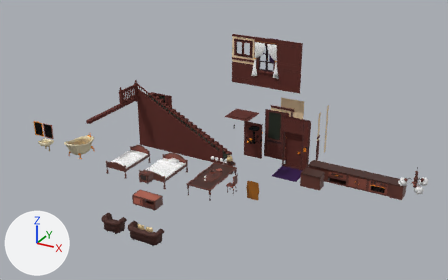
An edit to the FBX model Assets/Models/Builds_Models/Build01.fbx, drawn before and after from the same camera.
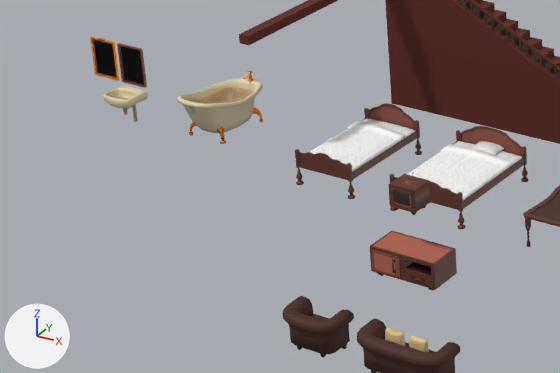
Each version is shown whole from a 50 mm lens placed at (17.9, -37.1, 21.1), pointed at (-1.8, -1.2, 3.2), then close up on the part from 0% to 45% of the width and 39% to 86% of the height. The axes (+X, +Y, +Z) are drawn at lower left. The lights are the same throughout. The last two pictures show the newer version. Where no turn or scale is listed for an object, it has been applied to the vertices.

The scene before the commit, as lines of its bpy script (objects in view):
```python
me_cube_099 = bpy.data.meshes.new('Cube.099')
me_cube_099.from_pydata(...)  # 88 vertices, 172 faces; spans x -0.93..0.93, y -0.45..0.44, z 0.0..0.79
me_cube_099.materials.append(mat_props01)  # picture img_props01_psd
me_cube_114 = bpy.data.meshes.new('Cube.114')
me_cube_114.from_pydata(...)  # 94 vertices, 172 faces; spans x 0.0..0.793, y -0.102..0.0, z -0.27..0.27
me_cube_114.materials.append(mat_props01)  # picture img_props01_psd
me_plane_102 = bpy.data.meshes.new('Plane.102')
me_plane_102.from_pydata(...)  # 48 vertices, 92 faces; spans x -0.455..0.455, y -0.024..0.03, z -0.596..0.596
# faces by material slot: [2, 90]
me_plane_102.materials.append(mat_iron)  # black #000000
me_plane_102.materials.append(mat_props01)  # picture img_props01_psd
ob_mirror_01 = bpy.data.objects.new('Mirror_01', me_plane_102)
ob_mirror_01.location = (-16.7, -3.45, 1.69)
ob_tv_furniture = bpy.data.objects.new('TV_Furniture', me_cube_099)
ob_tv_furniture.location = (-4.51, -7.06, 0.0)
ob_tv_furniture_cupboard = bpy.data.objects.new('TV_Furniture_Cupboard', me_cube_114)
ob_tv_furniture_cupboard.location = (-5.37, -7.51, 0.44)
# also in view: 'bed_01' at (-5.9, -2.9, 0.7); 'stairs_ground_ramp' at (-11.0, -2.0, 4.1); 'Bedspread' at (-5.9, -3.1, 0.8); 'bed_small_01' at (-9.2, -2.9, 0.7); 'Couch' at (-4.5, -10.8, 0.5)
```
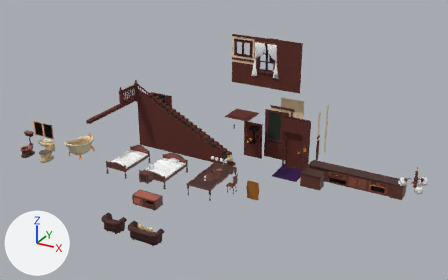
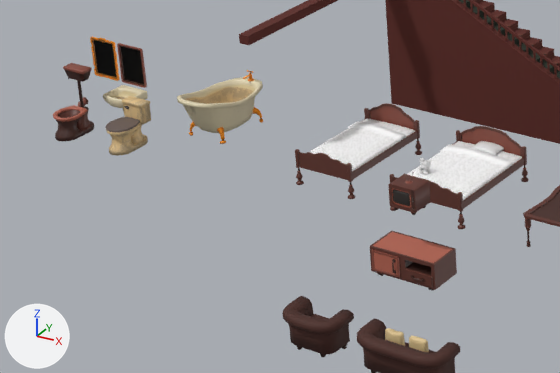
What changed in the scene script:
```text
Add mat_teddybear:
    mat_teddybear = principled_material('TeddyBear')
    mat_teddybear.base_color = (0.8, 0.8, 0.8)  # white #e7e7e7
    mat_teddybear.roughness = 1.0
Add me_circle_047:
    me_circle_047.from_pydata(...)  # 80 vertices, 160 faces; spans x -0.403..0.403, y -0.888..0.0, z 0.0..0.048
    me_circle_047.materials.append(mat_bathtub)  # picture img_bathtub_psd
Add me_circle_049:
    me_circle_049.from_pydata(...)  # 621 vertices, 1182 faces; spans x -0.41..0.4, y -1.34..0.0, z 0.0..1.87
    me_circle_049.materials.append(mat_props01)  # picture img_props01_psd
Add me_circle_048:
    me_circle_048.from_pydata(...)  # 48 vertices, 92 faces; spans x -0.403..0.403, y -0.888..0.0, z 0.0..0.048
    me_circle_048.materials.append(mat_props01)  # picture img_props01_psd
Add me_cube_120:
    me_cube_120.from_pydata(...)  # 869 vertices, 1638 faces; spans x -0.168..0.155, y -0.15..0.1, z -0.002..0.376
    me_cube_120.materials.append(mat_teddybear)  # its picture is missing
Add me_circle_045:
    me_circle_045.from_pydata(...)  # 452 vertices, 884 faces; spans x -0.403..0.403, y -1.25..0.032, z 0.0..1.216
    me_circle_045.materials.append(mat_bathtub)  # picture img_bathtub_psd
Add ob_toilet_seat:
    ob_toilet_seat = bpy.data.objects.new('Toilet_Seat', me_circle_047)
    ob_toilet_seat.location = (-15.66, -4.68, 0.67)
Add ob_toilet_02:
    ob_toilet_02 = bpy.data.objects.new('toilet_02', me_circle_049)
    ob_toilet_02.location = (-17.66, -4.27, 0.0)
Add ob_toilet_close:
    ob_toilet_close = bpy.data.objects.new('Toilet_Close', me_circle_048)
    ob_toilet_close.location = (-15.66, -4.68, 0.72)
Add ob_teddybear:
    ob_teddybear = bpy.data.objects.new('TeddyBear', me_cube_120)
    ob_teddybear.location = (-6.5, -3.65, 0.83)
Add ob_toilet_01:
    ob_toilet_01 = bpy.data.objects.new('toilet_01', me_circle_045)
    ob_toilet_01.location = (-15.66, -4.34, 0.01)
```

Boxes (x1, y1, x2, y2) around the edits, measured in the close-ups (560 x 373 px):
'toilet_02', added (brown): after (53, 63, 94, 141)
'toilet_01', added (brown): after (107, 96, 151, 156)
'Toilet_Close', added: after (106, 117, 140, 132)
'TeddyBear', added: after (419, 158, 431, 175)
'Toilet_Seat', added: after (106, 123, 140, 134)
